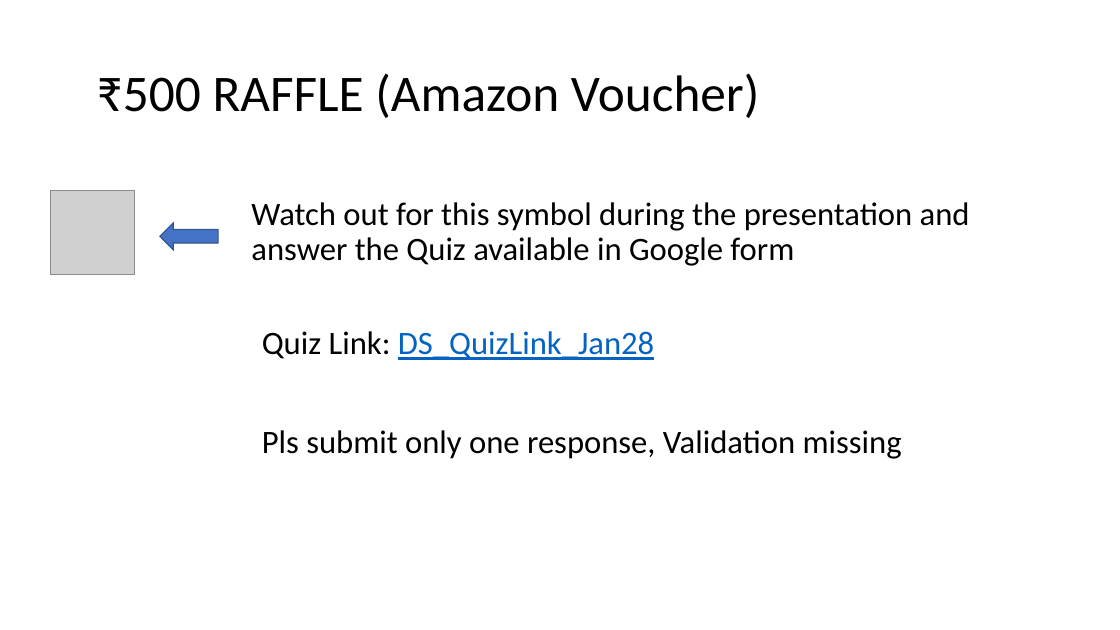
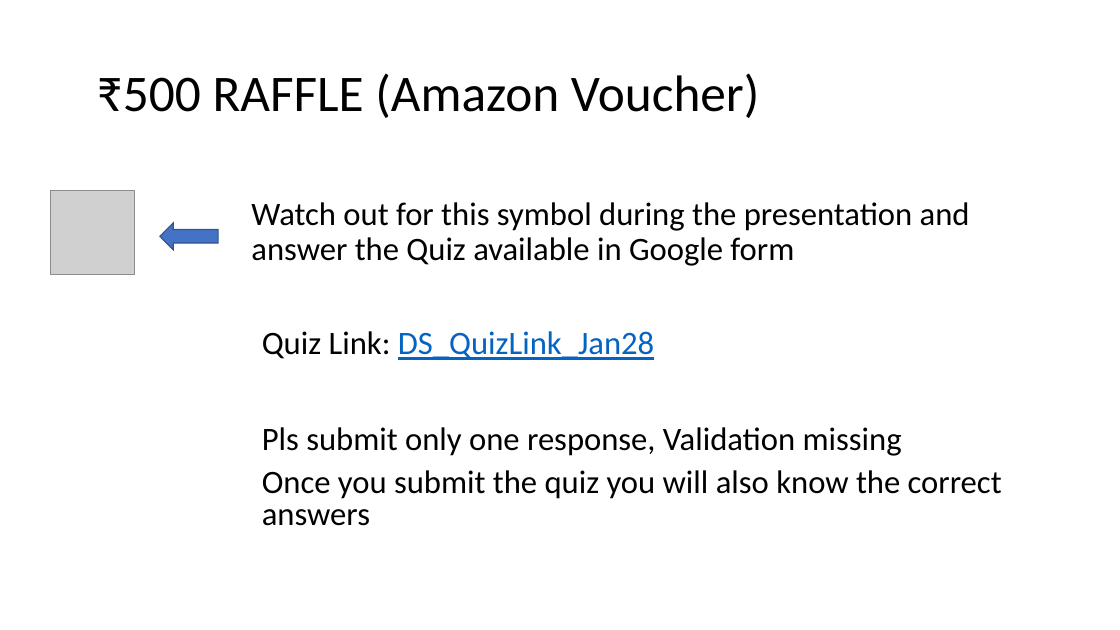
Before and after one commit to share2learnwidmanish/MVJ_Visit_28thJan2023-, a slide deck: slide 3 of DataStructure_Trees_animation_MVJ.pptx (slide 4 before the commit). Drawn at 1120x630 pixels with LibreOffice and Linux fonts; fonts in the diff are those of the drawing; grey boxes stand for pictures. Boxes give left, top, right and bottom in pixels: in the first picture for what was removed or moved away, otherwise in the second. Text is boxed around its words. In the diff, an @@ line names an element or a change of style, - is before the commit and + after.

Commit message:
After Presentation in MVJ
with Quiz summary

```diff
--- a/DataStructure_Trees_animation_MVJ.pptx
+++ b/DataStructure_Trees_animation_MVJ.pptx
@@ text at [262, 427, 902, 456]: line spacing 0.9 to 0.8 @@
@@ text at [262, 470, 1002, 526]: paragraph added @@
+Once you submit the quiz you will also know the correct answers
```
Also in this commit, not shown: 5 other slides changed, 2 slides added, 3 slides removed.
